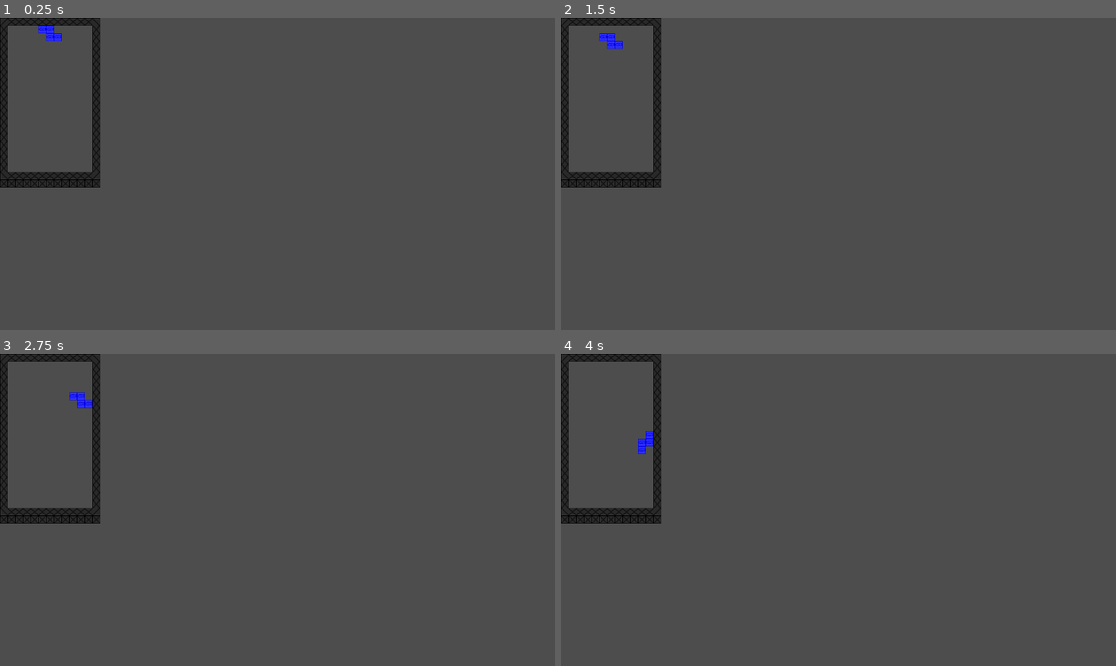
Above: before the commit, frames 1-4 (two rows, left to right).
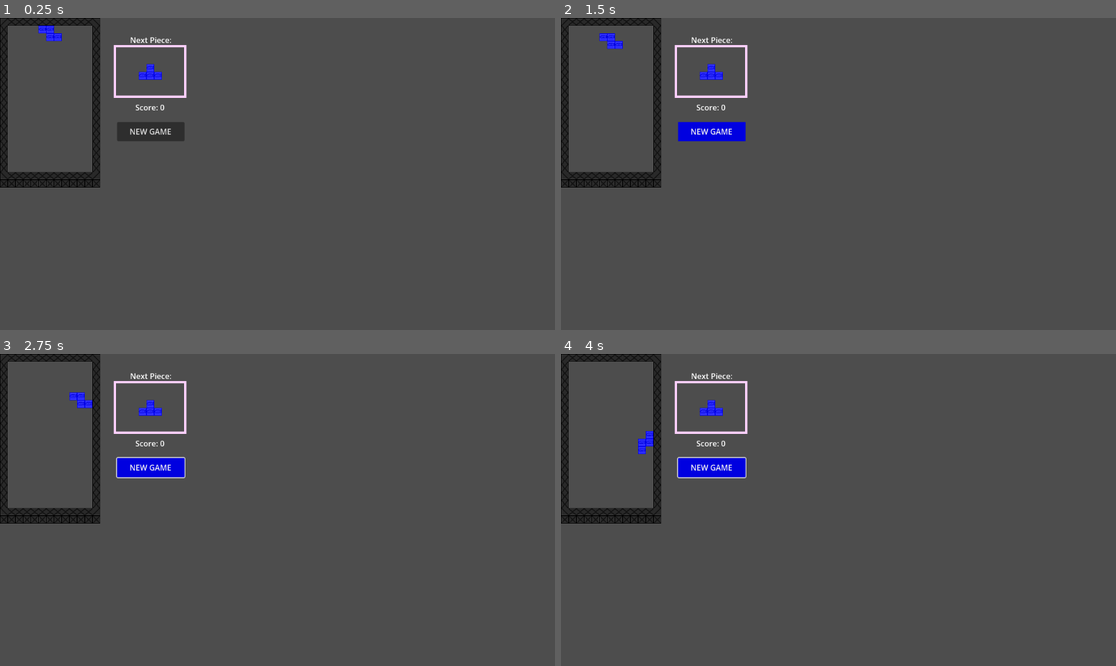
Above: after the commit, the same moments.

Repository: Relaxed-Chowder/octoBlocs
Game: Godot game, scene res://scene/game.tscn
Two runs of this game, one before a commit and one after it. Both use one fixed random seed, a clock stepped at 60 frames per second and the inputs below.
Inputs (mouse positions are in pixels of both pictures, inside the frame that each line leads up to):
- Up to frame 1 (0.25 s): no input
- Up to frame 2 (1.5 s): click (710, 130) at 0.5 s, where only the run after the commit has a clickable "NEW GAME"; click (710, 130) at 1.25 s, where only the run after the commit has a clickable "NEW GAME"
- Up to frame 3 (2.75 s): tap Enter at 2 s; hold Right (ui_right) from 2.03 s (still down); hold R from 2.03 s (still down)
- Up to frame 4 (4 s): release Right (ui_right) at 2.78 s; release R at 2.78 s; hold Down (ui_down) 2.78-3.53 s; tap R at 2.85 s; hold Right (ui_right) from 3.53 s (still down); hold R from 3.53 s (still down)

The runs differ from the first frame. In frame 1, 1.4% of the frame differs, in the area x 20-34%, y 6-40%; in frame 2, 1.4%; in frame 3, 1.5%; in frame 4, 1.5%.

Commit message:
made HUD

Diff:
--- a/octo-blocs/scene/game.tscn
+++ b/octo-blocs/scene/game.tscn
@@ -2,6 +2,7 @@
 
 [ext_resource type="Texture2D" uid="uid://ckph4bpel6mw5" path="res://assets/tilemap.png" id="1_5kiuu"]
 [ext_resource type="Script" uid="uid://dxiu2swsmrxlx" path="res://scripts/tile_map_layer.gd" id="2_dbls1"]
+[ext_resource type="PackedScene" uid="uid://6a5mhv5w3rn4" path="res://scene/hud.tscn" id="3_33cqm"]
 
 [sub_resource type="TileSetAtlasSource" id="TileSetAtlasSource_dbls1"]
 texture = ExtResource("1_5kiuu")
@@ -85,4 +86,6 @@
 wait_time = 0.5
 one_shot = true
 
+[node name="HUD" parent="." unique_id=770064846 instance=ExtResource("3_33cqm")]
+
 [connection signal="timeout" from="active/Timer" to="active" method="_on_timer_timeout"]
--- a/octo-blocs/scene/hud.tscn
+++ b/octo-blocs/scene/hud.tscn
@@ -1,4 +1,57 @@
 [gd_scene format=3 uid="uid://6a5mhv5w3rn4"]
+
+[sub_resource type="StyleBoxFlat" id="StyleBoxFlat_dfiai"]
+bg_color = Color(0.6, 0.6, 0.6, 0)
+border_width_left = 5
+border_width_top = 5
+border_width_right = 5
+border_width_bottom = 5
+border_color = Color(1, 0.8156863, 1, 1)
+
+[sub_resource type="StyleBoxFlat" id="StyleBoxFlat_s3k51"]
+bg_color = Color(0, 0, 0.8784314, 1)
 
 [node name="HUD" type="CanvasLayer" unique_id=770064846]
 layer = 2
+
+[node name="PanelContainer" type="PanelContainer" parent="." unique_id=731499151]
+offset_left = 236.0
+offset_top = 56.0
+offset_right = 387.0
+offset_bottom = 166.0
+theme_override_styles/panel = SubResource("StyleBoxFlat_dfiai")
+
+[node name="Label" type="Label" parent="." unique_id=1169427810]
+offset_left = 198.0
+offset_top = 34.0
+offset_right = 430.0
+offset_bottom = 58.0
+text = "Next Piece:"
+horizontal_alignment = 1
+
+[node name="ScoreLabel" type="Label" parent="." unique_id=2146368084]
+offset_left = 237.0
+offset_top = 174.0
+offset_right = 387.0
+offset_bottom = 198.0
+text = "Score: 0"
+horizontal_alignment = 1
+vertical_alignment = 1
+
+[node name="GameOverLabel" type="Label" parent="." unique_id=1995221707]
+offset_left = -12.0
+offset_top = 118.0
+offset_right = 226.0
+offset_bottom = 198.0
+theme_override_colors/font_color = Color(1, 0, 0, 1)
+text = "GAME OVER"
+horizontal_alignment = 1
+vertical_alignment = 1
+
+[node name="Button" type="Button" parent="." unique_id=1244241403]
+offset_left = 243.0
+offset_top = 216.0
+offset_right = 383.0
+offset_bottom = 256.0
+theme_override_styles/hover = SubResource("StyleBoxFlat_s3k51")
+text = "NEW GAME"
--- a/octo-blocs/scripts/tile_map_layer.gd
+++ b/octo-blocs/scripts/tile_map_layer.gd
@@ -1,6 +1,7 @@
 extends TileMapLayer
 var piece_class = load("res://scripts/piece_class.gd")
 @onready var board_layer : TileMapLayer = $/root/game/board
+@onready var node = $/root/game/active
 
 #tetrominoes
 var i_0 := [Vector2i(0, 1), Vector2i(1, 1), Vector2i(2, 1), Vector2i(3, 1)]
@@ -82,10 +83,10 @@
 
 # Called when the node enters the scene tree for the first time.
 func _ready():
-	print(get_children())
 	new_game()
 
 func new_game():
+	get_node("/root/game/HUD/GameOverLabel").hide()
 	speed = 1.0
 	steps = [0,0,0] #0: left, 1: right, 2: down
 	deck(tetrominoes, colors, speed_type)
@@ -93,6 +94,8 @@
 	count = piece_deck.size()
 	piece_deck.shuffle()
 	piece_type = pick_piece()
+
+	next_piece_type = pick_piece()
 	print(piece_deck)
 	create_piece()
 
@@ -147,6 +150,10 @@
 	current_pos = start_pos
 	active_piece = piece_type[0][rotation_index]
 	draw_piece(active_piece, current_pos, piece_type[1])
+
+	#next piece
+	draw_piece(next_piece_type[0][0], Vector2i(18,6), next_piece_type[1])
+
 
 
 func draw_piece(piece, pos, atlas):
